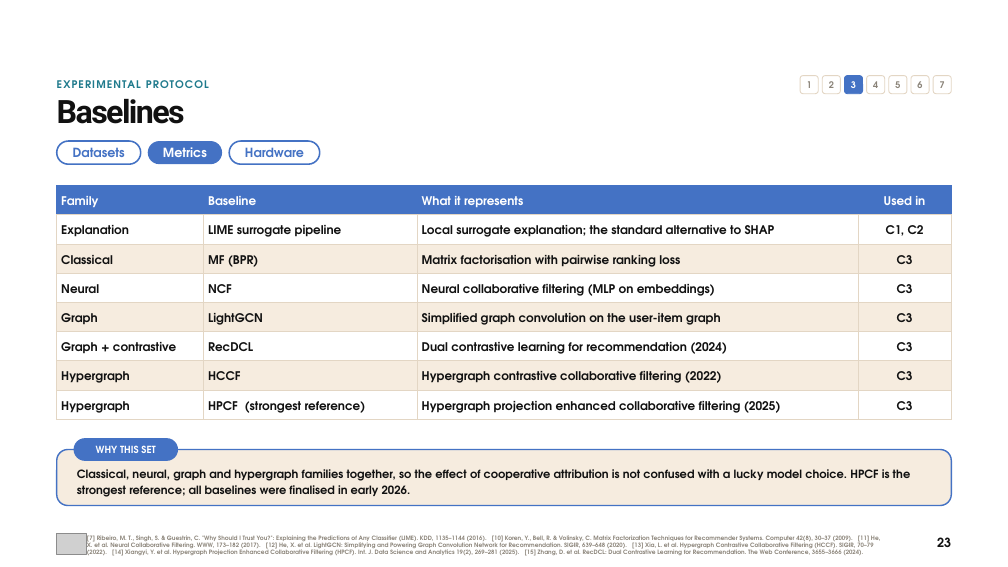
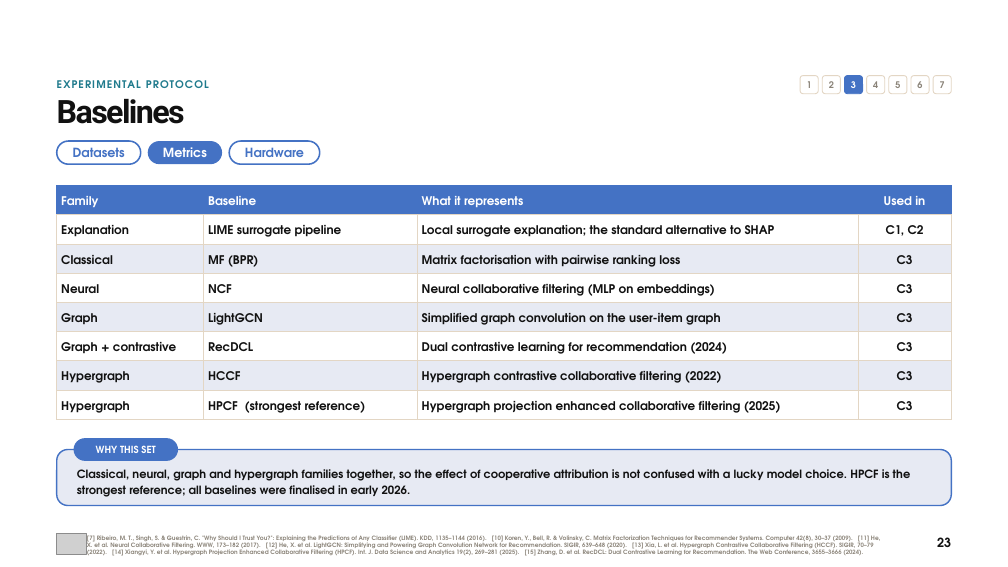
Before and after one commit to mouadlouhichi/phd-prep, a slide deck: slide 23 of try/MOUAD_LOUHICHI_VIVA_40min_BeigeGreen_v17.pptx. Drawn at 1008x567 pixels with LibreOffice and Linux fonts; fonts in the diff are those of the drawing; grey boxes stand for pictures. Boxes give left, top, right and bottom in pixels: in the first picture for what was removed or moved away, otherwise in the second. Text is boxed around its words. In the diff, an @@ line names an element or a change of style, - is before the commit and + after.

```diff
--- a/try/MOUAD_LOUHICHI_VIVA_40min_BeigeGreen_v17.pptx
+++ b/try/MOUAD_LOUHICHI_VIVA_40min_BeigeGreen_v17.pptx
@@ table at bbox=[56, 185, 951, 419] @@
@@ fill #F6ECDF to #E7EAF3 in 12 cells @@
@@ rounded rectangle at bbox=[56, 450, 951, 506]: fill #F6ECDF to #E7EAF3 @@
```
Also in this commit, not shown: 62 other slides changed, 9 other files.
